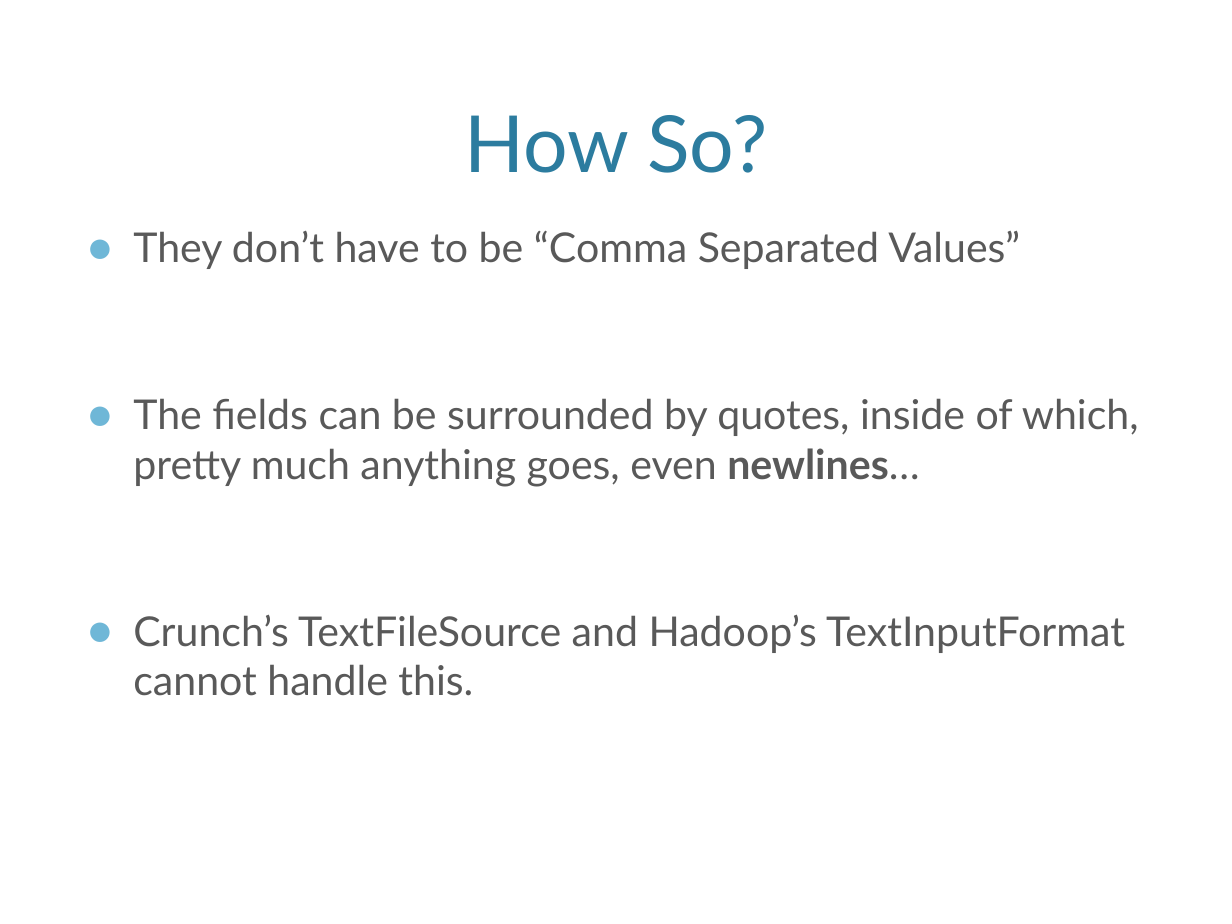
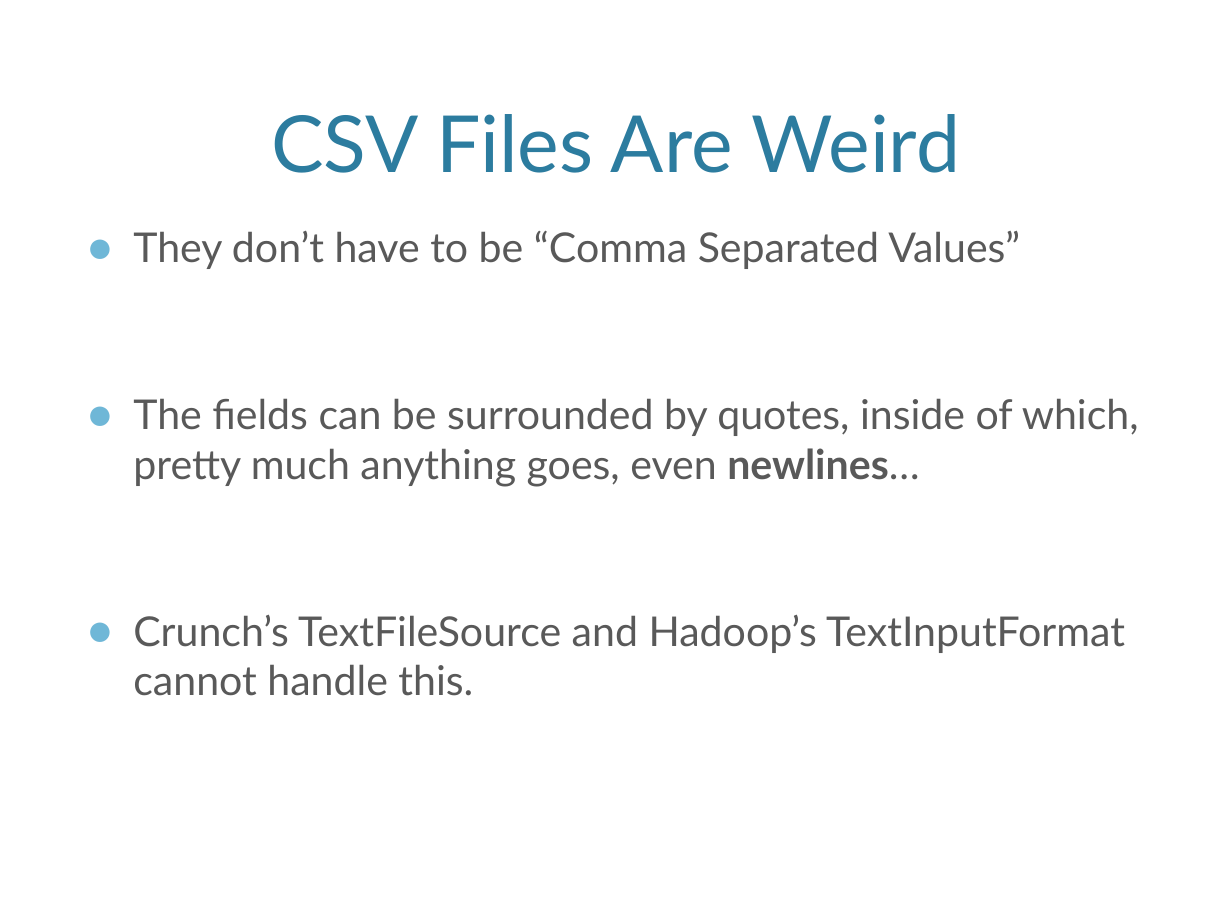
Before and after one commit to champgm/Big-Data-Talk, a slide deck: slide 4 of BigDataTalk.pptx. Drawn at 1232x924 pixels with LibreOffice and Linux fonts; fonts in the diff are those of the drawing; background and template pictures are left out. Boxes give left, top, right and bottom in pixels: in the first picture for what was removed or moved away, otherwise in the second. Text is boxed around its words. In the diff, an @@ line names an element or a change of style, - is before the commit and + after.

Commit message:
ok

```diff
--- a/BigDataTalk.pptx
+++ b/BigDataTalk.pptx
@@ title at (271,114,961,173): text changed @@
-How So?
+CSV Files Are Weird
```
Also in this commit, not shown: 1 other slide changed.
